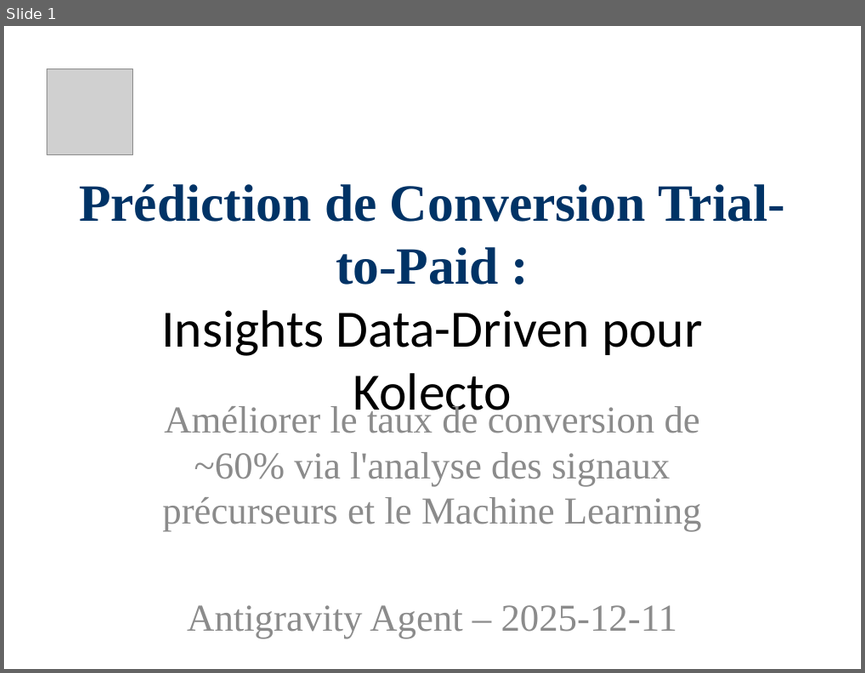
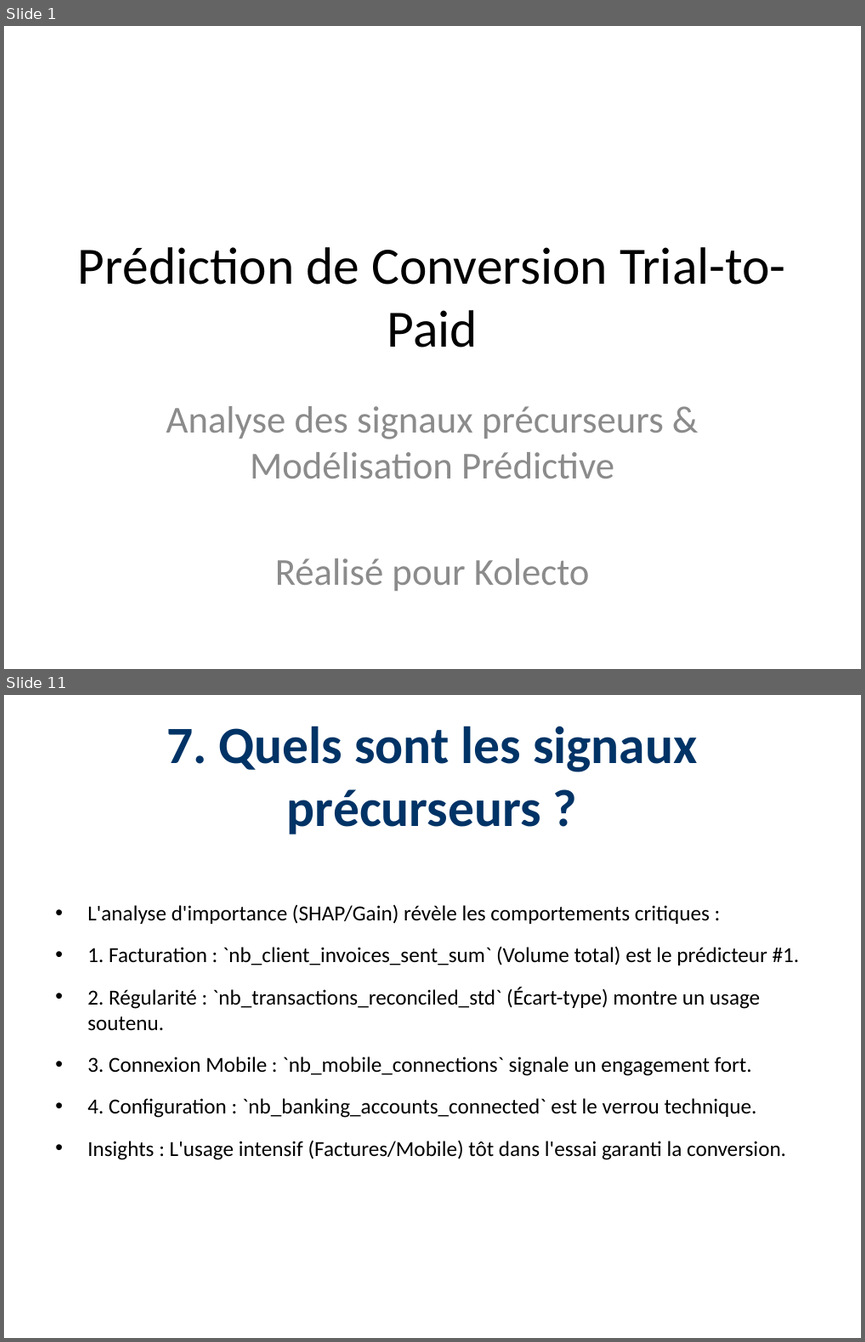
Before and after one commit to Paulino-Cristovao/churn_predictions, a slide deck: Presentations_Resultats_Projet.pptx. Shown one above the other, each under a label of ours: slide 1 before the commit, slides 1 and 11 after it; the slides between them are not shown. The pictures are 865x673 and 865x1342 pixels, drawn with LibreOffice and Linux fonts; fonts in the diff are those of the drawing; grey boxes stand for pictures. Boxes give left, top, right and bottom in pixels: in the first picture for what was removed or moved away, otherwise in the second. Text is boxed around its words. In the diff, an @@ line names an element or a change of style, - is before the commit and + after.

```diff
--- a/Presentations_Resultats_Projet.pptx
+++ b/Presentations_Resultats_Projet.pptx
@@ slide 11 added at bbox=[4, 695, 861, 1338], background #FFFFFF @@
@@ title added at bbox=[166, 726, 697, 834], 44 pt, text #003366, bold @@
+7. Quels sont les signaux précurseurs ?
@@ text added at bbox=[87, 905, 800, 1160], 18 pt, text #000000 @@
+• L'analyse d'importance (SHAP/Gain) révèle les comportements critiques :
+• 1. Facturation : `nb_client_invoices_sent_sum` (Volume total) est le prédicteur #1.
+• 2. Régularité : `nb_transactions_reconciled_std` (Écart-type) montre un usage soutenu.
+• 3. Connexion Mobile : `nb_mobile_connections` signale un engagement fort.
+• 4. Configuration : `nb_banking_accounts_connected` est le verrou technique.
+• Insights : L'usage intensif (Factures/Mobile) tôt dans l'essai garanti la conversion.
@@ slide 1 changed as well @@
@@ picture removed at bbox=[46, 68, 132, 154] @@
@@ title at bbox=[78, 247, 786, 347]: text changed; font Times New Roman to Calibri; text colour #003366 to #000000; bold off @@
-Prédiction de Conversion Trial-to-Paid :
-Insights Data-Driven pour Kolecto
+Prédiction de Conversion Trial-to-Paid
@@ subtitle at bbox=[166, 406, 664, 590]: text changed; font Times New Roman to Calibri @@
-Améliorer le taux de conversion de ~60% via l'analyse des signaux précurseurs et le Machine Learning
-Antigravity Agent – 2025-12-11
+Analyse des signaux précurseurs & Modélisation Prédictive
+Réalisé pour Kolecto
```
Also in this commit, not shown: 3 other slides changed, 9 other slides added, 6 slides removed, 1 other file.
